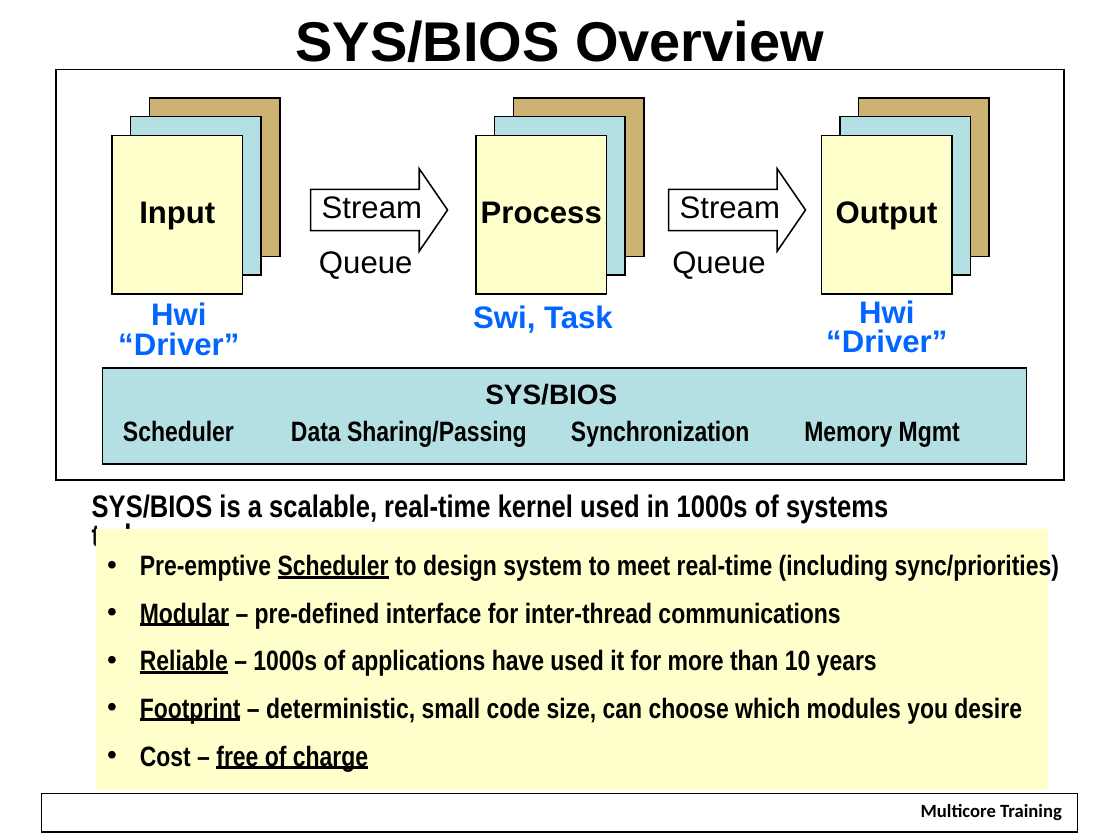
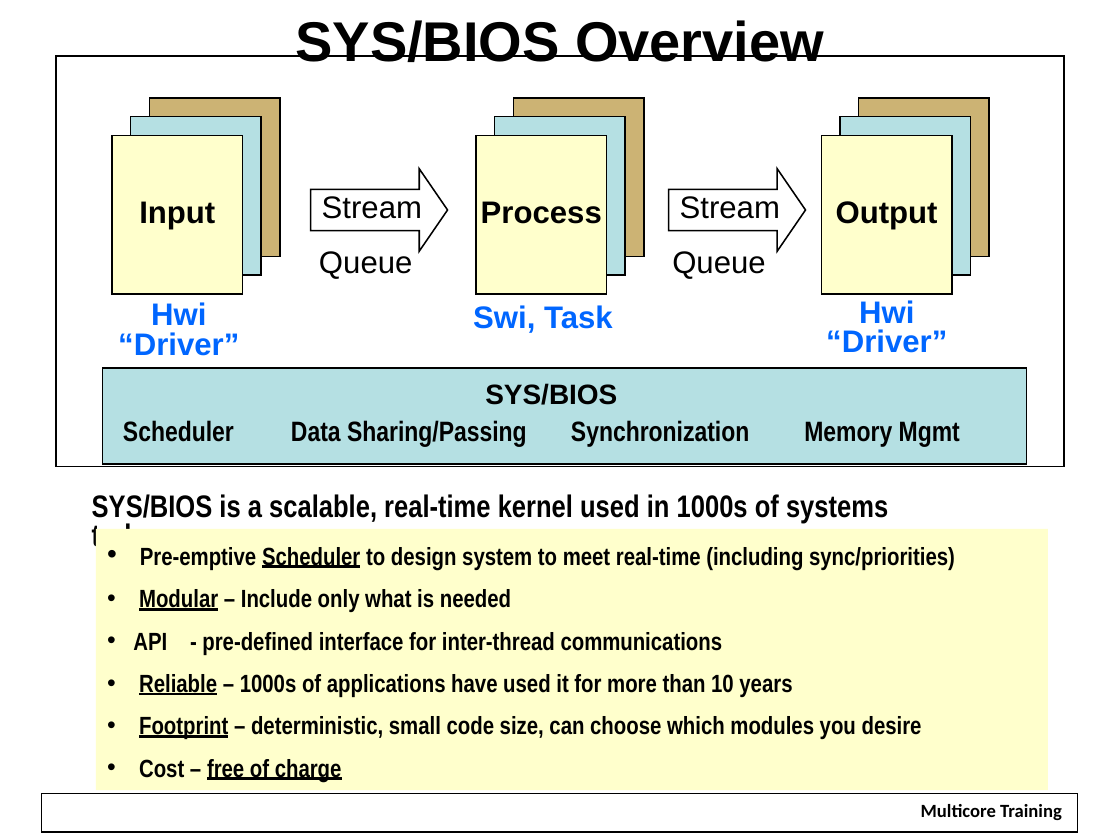
Before and after one commit to hari1989/keystone-workshop, a slide deck: slide 5 of slides/Intro to SYSBIOS.pptx. Drawn at 1120x840 pixels with LibreOffice and Linux fonts; fonts in the diff are those of the drawing; background and template pictures are left out. Boxes give left, top, right and bottom in pixels: in the first picture for what was removed or moved away, otherwise in the second. Text is boxed around its words. In the diff, an @@ line names an element or a change of style, - is before the commit and + after.

Commit message:
editing the modular statement

```diff
--- a/slides/Intro to SYSBIOS.pptx
+++ b/slides/Intro to SYSBIOS.pptx
@@ rectangle: place and size @@
-rectangle at (56, 69, 1064, 480)
+rectangle at (56, 56, 1064, 467)
@@ text in rectangle at (139, 547, 955, 782): size 18 to 16 pt in "Pre-emptive Scheduler to design system to meet ...", "Reliable – 1000s of applications have used ...", "Footprint – deterministic, small code size, can ...", "Cost – free of charge"; less space between paragraphs @@
@@ text in rectangle at (133, 589, 723, 655): text changed; size 18 to 16 pt @@
-• Modular – pre-defined interface for inter-thread communications
+• Modular – Include only what is needed
+• API - pre-defined interface for inter-thread communications
```
